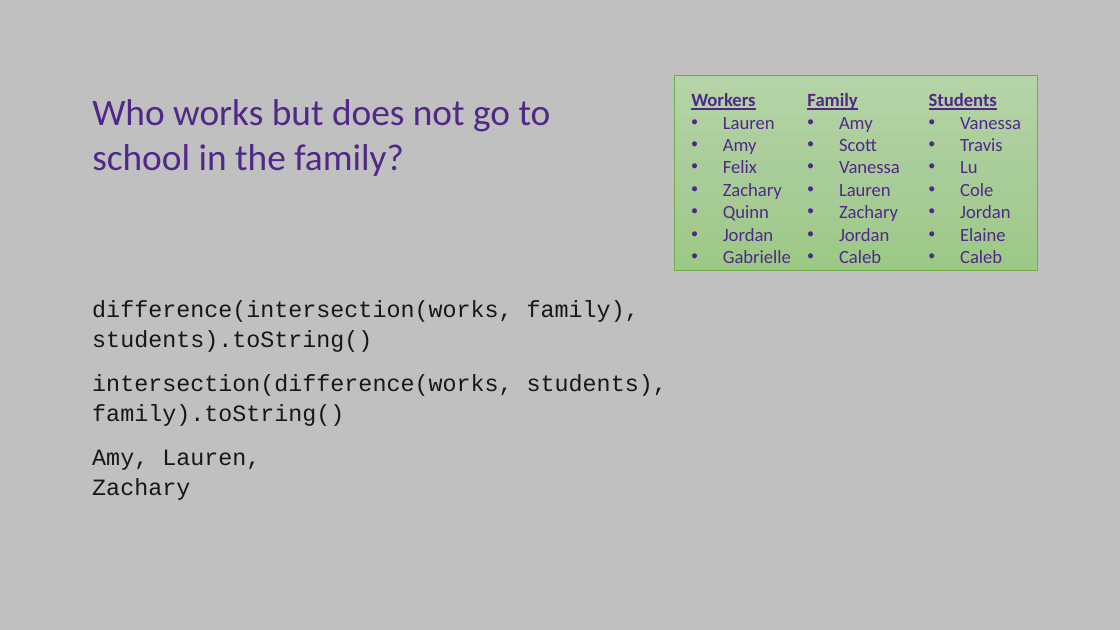
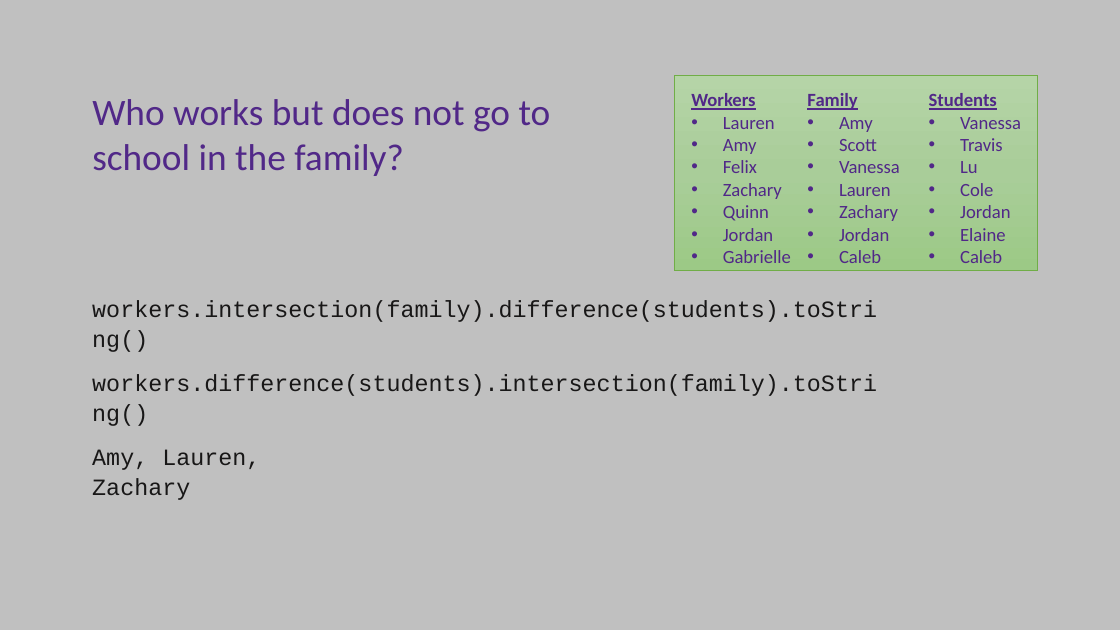
Before and after one commit to ksu-cs-cc/ksu-cs-cc.github.io, a slide deck: slide 9 of content/3-cc310/10-sets/03-using-sets-slides.pptx. Drawn at 1120x630 pixels with LibreOffice and Linux fonts; fonts in the diff are those of the drawing. Boxes give left, top, right and bottom in pixels: in the first picture for what was removed or moved away, otherwise in the second. Text is boxed around its words. In the diff, an @@ line names an element or a change of style, - is before the commit and + after.

```diff
--- a/content/3-cc310/10-sets/03-using-sets-slides.pptx
+++ b/content/3-cc310/10-sets/03-using-sets-slides.pptx
@@ text at [92,300,877,396]: text changed @@
-difference(intersection(works, family), students).toString()
-intersection(difference(works, students), family).toString()
+workers.intersection(family).difference(students).toString()
+workers.difference(students).intersection(family).toString()
```
Also in this commit, not shown: 3 other slides changed, 2 other files.
